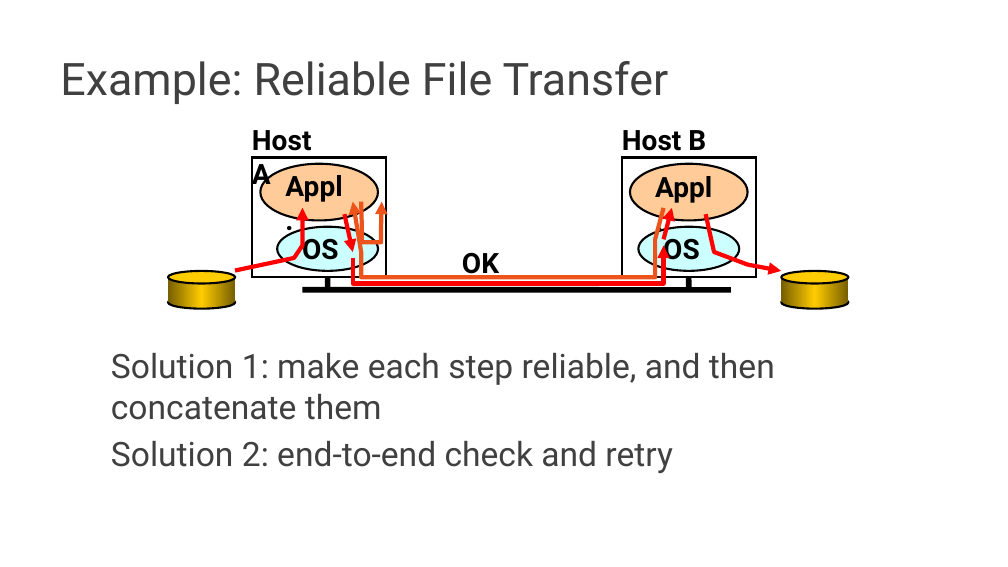
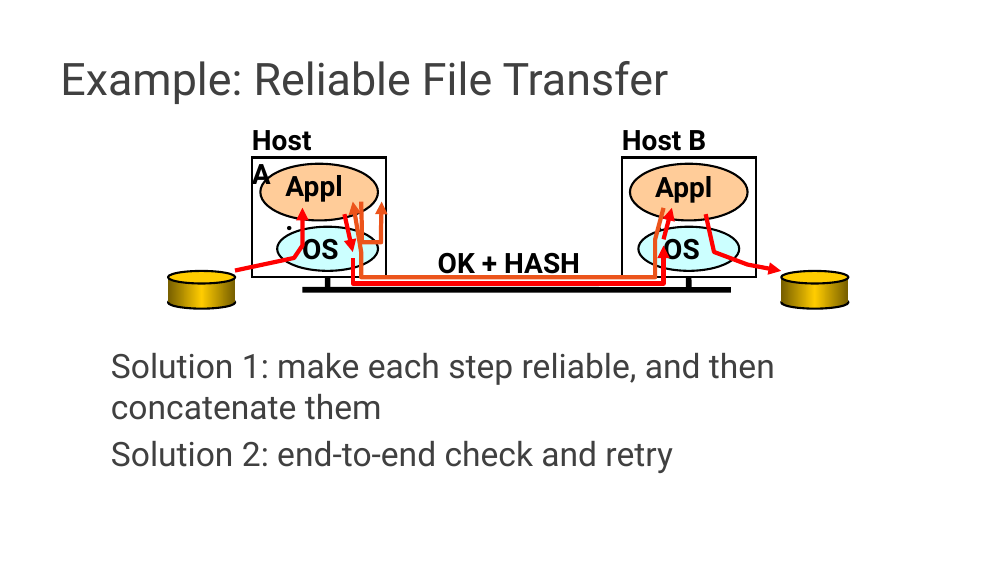
Before and after one commit to audreyccheng/cs262a-spring2025, a slide deck: slide 10 of notes/04-e2e-projects.pptx (slide 9 before the commit). Drawn at 1008x567 pixels with LibreOffice and Linux fonts; fonts in the diff are those of the drawing. Boxes give left, top, right and bottom in pixels: in the first picture for what was removed or moved away, otherwise in the second. Text is boxed around its words. In the diff, an @@ line names an element or a change of style, - is before the commit and + after.

```diff
--- a/notes/04-e2e-projects.pptx
+++ b/notes/04-e2e-projects.pptx
@@ text at bbox=[438, 247, 580, 280]: text changed @@
-OK
+OK + HASH
```
Also in this commit, not shown: 10 other slides changed, 8 slides added, 49 slides removed, 1 other file.
